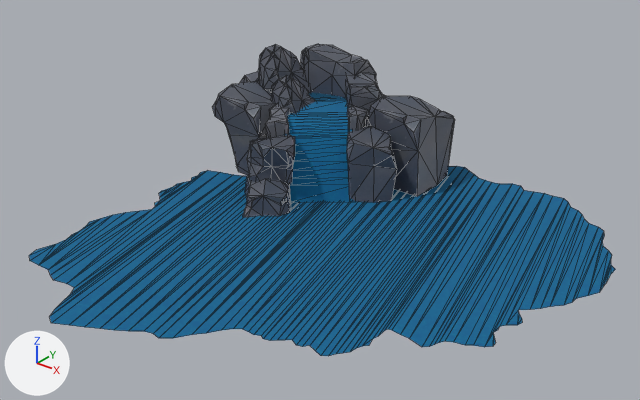
One commit to the glTF model static/models/waterfall.glb: the scene before it, then after it.
Camera for both pictures: a 50 mm camera at (6.36, -8.14, 5.24) aimed at (0.35, -0.63, 0.58). Arrows for +X, +Y and +Z are at lower left; the lights stay in place. Mesh edges are drawn as thin lines. Vertices at the same position are counted once.

In view in the first picture: 'WaterFall_'.
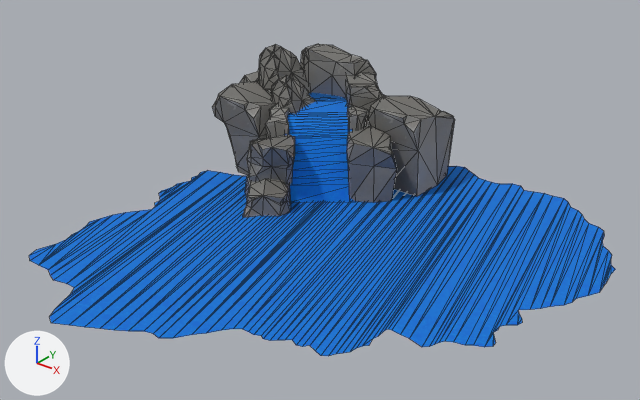
The newer file is also turned or shifted as a whole; pictures and numbers use the older file's frame.

Location of each change, [x1, y1, x2, y2] in pixels of the pictures (640 x 400 px):
'WaterFall_', surface changed, recoloured
    both: [29, 44, 615, 356]
part 1 of me_stylized_rock_70_001, recoloured
    both: [29, 93, 615, 356]

The edits, one by one:
Picture 'Water_.jpg' (img_water__jpg) is new.
Picture 'Waterfall.jpg' (img_waterfall_jpg) is new.
Material 'Rocks_' (mat_rocks) changes its picture from img_waterfall to img_waterfall_jpg.
Material 'Waterr' (mat_waterr) is new.
Uses the picture img_water__jpg.
me_stylized_rock_70_001 has 1028 vertices, 1676 faces and spans x -2.98..3.51, y -3.78..2.67, z 0.0..1.64.
me_stylized_rock_70_001 is used by ob_waterfall; location (0.0, 0.0, 0.0).
me_stylized_rock_70_001 part 1: all 225 faces that had it switch from mat_waterr_001 to mat_waterr.
